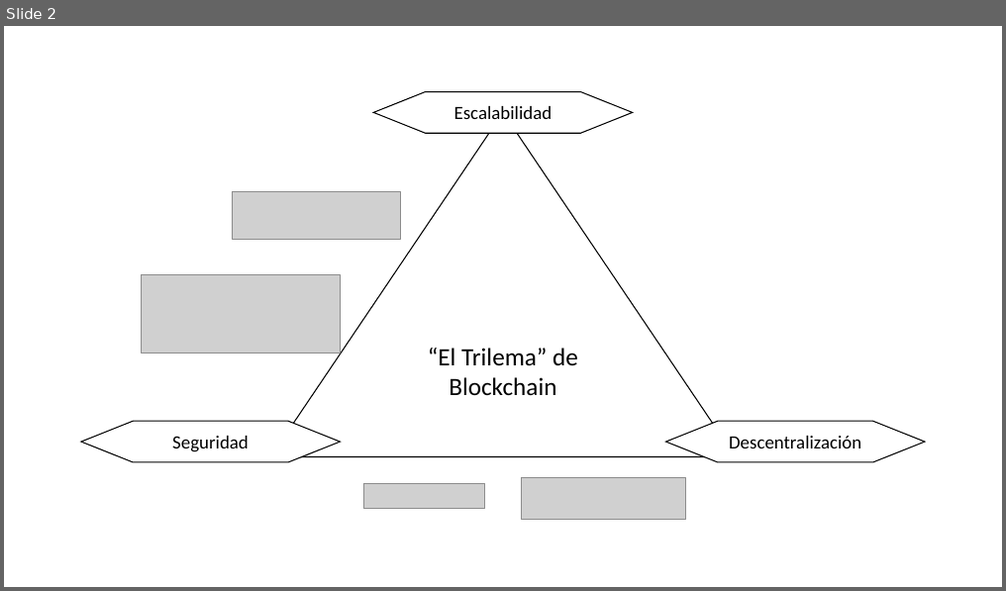
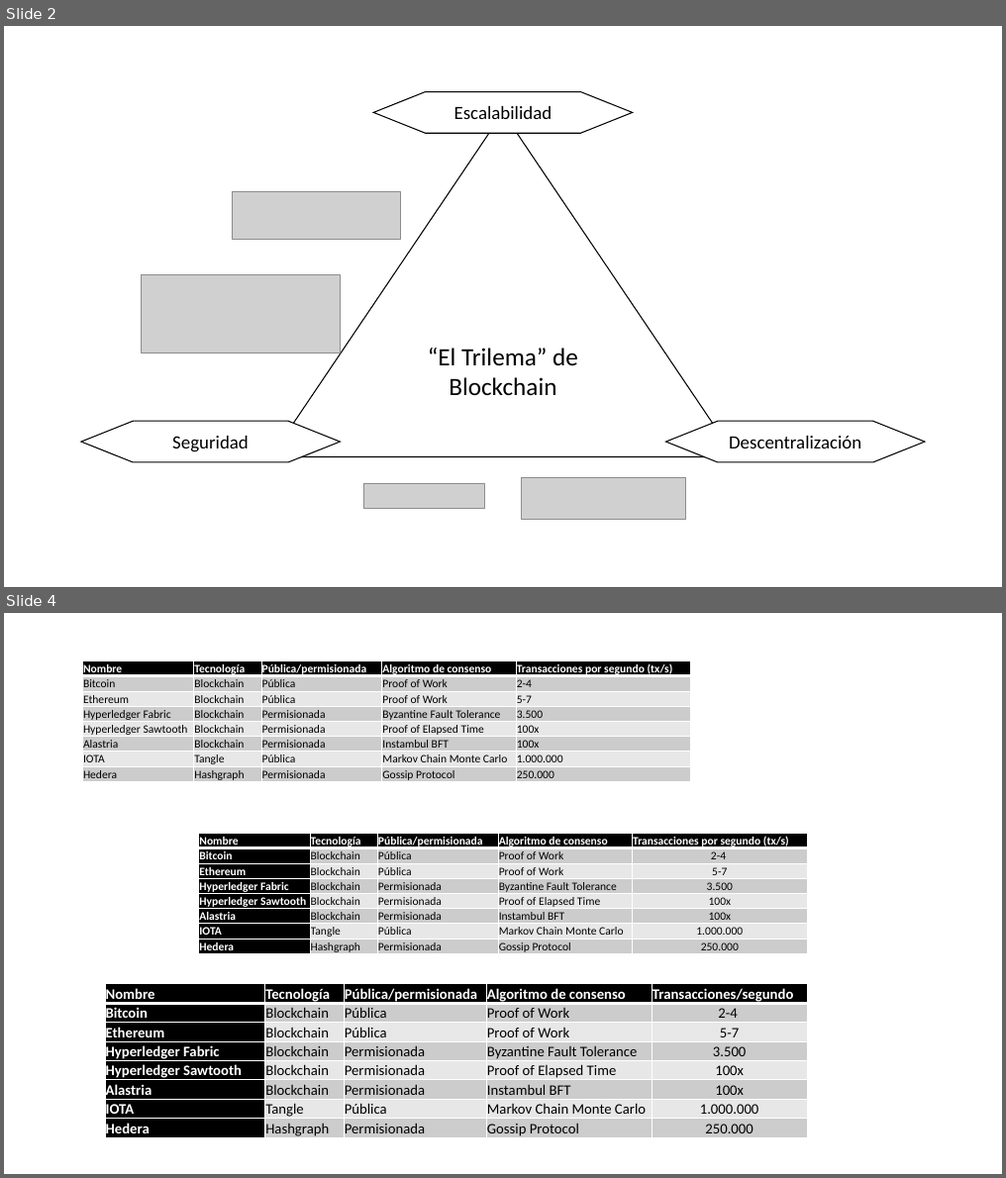
Before and after one commit to gperezalba/TFM, a slide deck: MEMORIA/Plantilla_TFM_latex/imagenes/Presentación1.pptx. Shown one above the other, each under a label of ours: slide 2 before the commit, slides 2 and 4 after it; the slides between them are not shown. The pictures are 1006x591 and 1006x1178 pixels, drawn with LibreOffice and Linux fonts; fonts in the diff are those of the drawing; grey boxes stand for pictures. Boxes give left, top, right and bottom in pixels: in the first picture for what was removed or moved away, otherwise in the second. Text is boxed around its words. In the diff, an @@ line names an element or a change of style, - is before the commit and + after.

```diff
--- a/MEMORIA/Plantilla_TFM_latex/imagenes/Presentación1.pptx
+++ b/MEMORIA/Plantilla_TFM_latex/imagenes/Presentación1.pptx
@@ slide 4 added at [4,613,1002,1174], background #FFFFFF @@
@@ table added at [82,661,690,784], 8 rows, 5 columns @@
+Nombre | Tecnología | Pública/permisionada | Algoritmo de consenso | Transacciones por segundo (tx/s)
+Bitcoin | Blockchain | Pública | Proof of Work | 2-4
+Ethereum | Blockchain | Pública | Proof of Work | 5-7
+Hyperledger Fabric | Blockchain | Permisionada | Byzantine Fault Tolerance | 3.500
+Hyperledger Sawtooth | Blockchain | Permisionada | Proof of Elapsed Time | 100x
+Alastria | Blockchain | Permisionada | Instambul BFT | 100x
+IOTA | Tangle | Pública | Markov Chain Monte Carlo | 1.000.000
+Hedera | Hashgraph | Permisionada | Gossip Protocol | 250.000
@@ table added at [199,833,807,957], 8 rows, 5 columns @@
+Nombre | Tecnología | Pública/permisionada | Algoritmo de consenso | Transacciones por segundo (tx/s)
+Bitcoin | Blockchain | Pública | Proof of Work | 2-4
+Ethereum | Blockchain | Pública | Proof of Work | 5-7
+Hyperledger Fabric | Blockchain | Permisionada | Byzantine Fault Tolerance | 3.500
+Hyperledger Sawtooth | Blockchain | Permisionada | Proof of Elapsed Time | 100x
+Alastria | Blockchain | Permisionada | Instambul BFT | 100x
+IOTA | Tangle | Pública | Markov Chain Monte Carlo | 1.000.000
+Hedera | Hashgraph | Permisionada | Gossip Protocol | 250.000
@@ table added at [105,984,807,1141], 8 rows, 5 columns @@
+Nombre | Tecnología | Pública/permisionada | Algoritmo de consenso | Transacciones/segundo
+Bitcoin | Blockchain | Pública | Proof of Work | 2-4
+Ethereum | Blockchain | Pública | Proof of Work | 5-7
+Hyperledger Fabric | Blockchain | Permisionada | Byzantine Fault Tolerance | 3.500
+Hyperledger Sawtooth | Blockchain | Permisionada | Proof of Elapsed Time | 100x
+Alastria | Blockchain | Permisionada | Instambul BFT | 100x
+IOTA | Tangle | Pública | Markov Chain Monte Carlo | 1.000.000
+Hedera | Hashgraph | Permisionada | Gossip Protocol | 250.000
```
Also in this commit, not shown: 1 other slide added, 44 other files.
